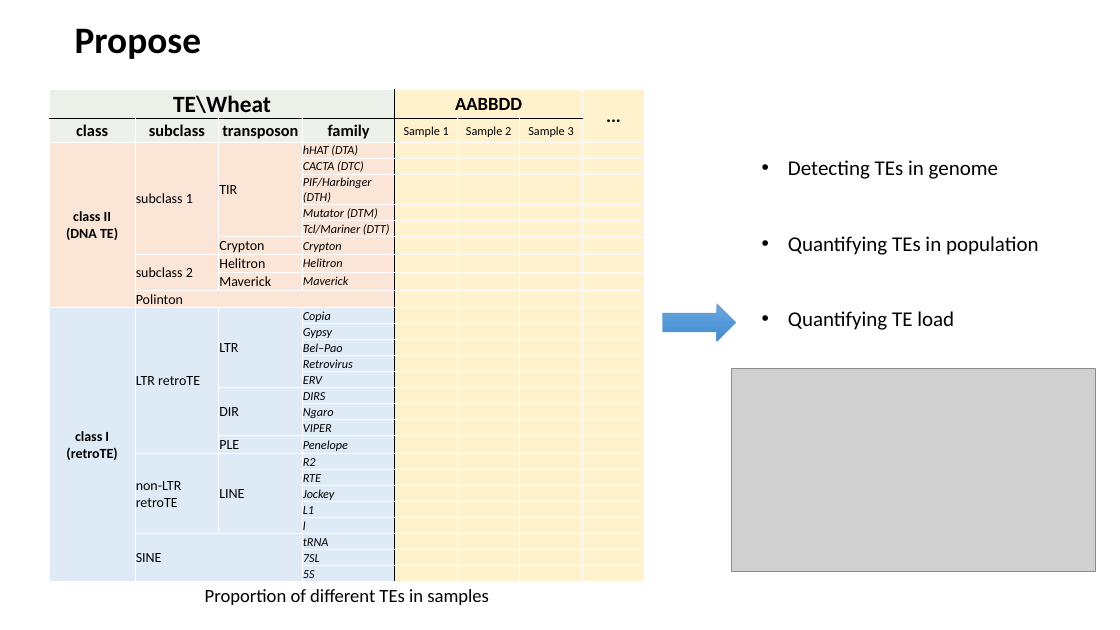
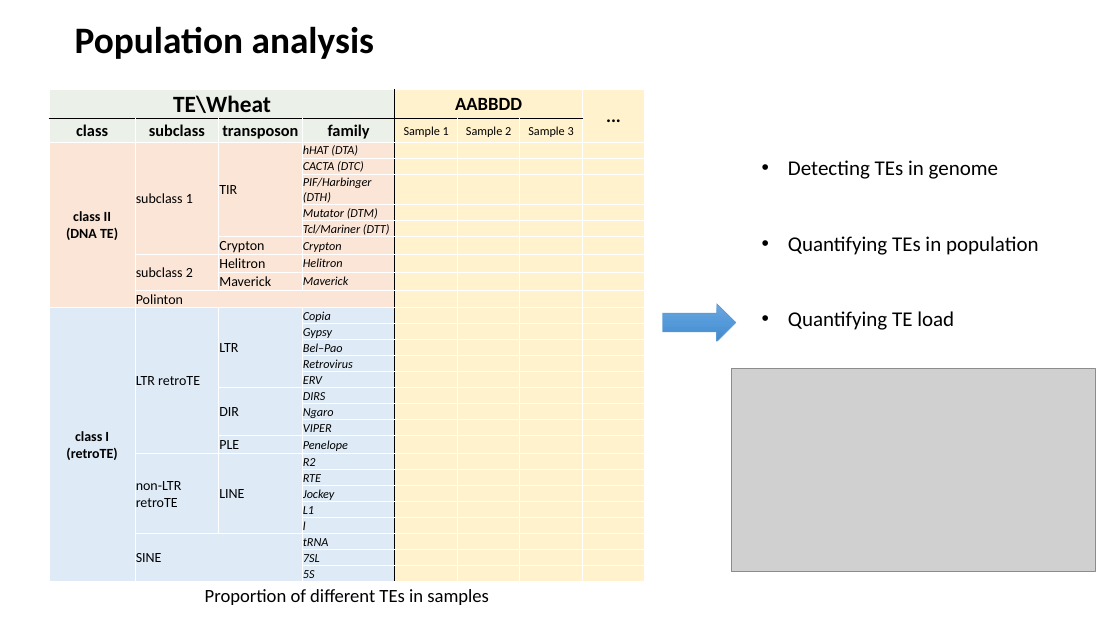
Before and after one commit to SirLearning/GeneticsNotes, a slide deck: slide 5 of undergraduate/Presentation.pptx (slide 3 before the commit). Drawn at 1120x630 pixels with LibreOffice and Linux fonts; fonts in the diff are those of the drawing; grey boxes stand for pictures. Boxes give left, top, right and bottom in pixels: in the first picture for what was removed or moved away, otherwise in the second. Text is boxed around its words. In the diff, an @@ line names an element or a change of style, - is before the commit and + after.

```diff
--- a/undergraduate/Presentation.pptx
+++ b/undergraduate/Presentation.pptx
@@ title at (x1=75, y1=26, x2=374, y2=59): text changed @@
-Propose
+Population analysis
```
Also in this commit, not shown: 1 other slide changed, 2 slides added, 1 slide removed, 6 other files.
